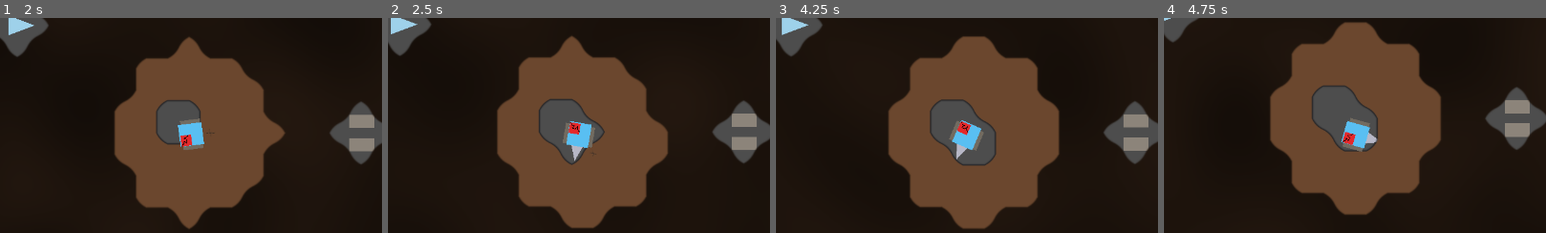
Above: before the commit, frames 1-4 (left to right).
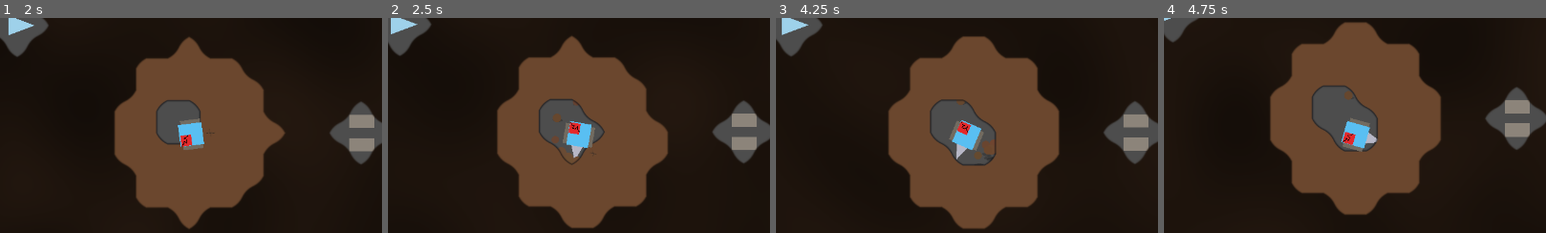
Above: after the commit, the same moments.

Repository: caboyd/blast_game
Game: Godot game, scene res://scenes/prep/Prep.tscn
The game is run twice, just before and just after one commit, with the same random seed, the same clock (stepped at 60 frames per second) and the same inputs.
Inputs (mouse positions are % of the whole screen's width and height, from its top left):
- Up to frame 1 (2 s): click "Start Mission" at 0.5 s; tap Enter at 1.25 s; move the mouse to (72, 45) at 1.27 s
- Up to frame 2 (2.5 s): move the mouse to (30, 55) at 2.02 s
- Up to frame 3 (4.25 s): tap Space at 2.75 s; move the mouse to (60, 28) at 2.77 s; move the mouse to (45, 70) at 3.52 s
- Up to frame 4 (4.75 s): move the mouse to (80, 65) at 4.27 s
The pictures show only the part of the screen within x 25-75%, y 23-73%; the shares and areas given below are measured in that part.

Frame 1 is identical in both runs. In frame 2, 0.3% of the frame differs, in the area x 42-50%, y 39-68%; in frame 3, 0.3%; in frame 4, less than 0.1%.

Commit message:
Add mining debris field and audio listener enhancements
- Introduced a new MiningDebrisField node in MiningWorld to manage debris particles during mining actions, enhancing visual effects.
- Updated Planet1 and Planet2 scenes to enable 2D audio listeners for improved spatial audio feedback.
- Integrated the MiningDebrisField setup and block breaking connections in the MiningWorld script for cohesive gameplay experience.
- Added a shader for debris particle rendering to enhance visual fidelity during mining activities.

Diff:
--- a/scenes/planets/Planet1.tscn
+++ b/scenes/planets/Planet1.tscn
@@ -47,6 +47,7 @@
 [node name="GameSubViewport" type="SubViewport" parent="GameplayBlock/AspectRatioContainer/ViewportFrame/SubViewportContainer" unique_id=993360703]
 unique_name_in_owner = true
 handle_input_locally = false
+audio_listener_enable_2d = true
 msaa_2d = 3
 size = Vector2i(1280, 720)
 render_target_update_mode = 4
--- a/scenes/planets/Planet2.tscn
+++ b/scenes/planets/Planet2.tscn
@@ -47,6 +47,7 @@
 [node name="GameSubViewport" type="SubViewport" parent="GameplayBlock/AspectRatioContainer/ViewportFrame/SubViewportContainer" unique_id=993360703]
 unique_name_in_owner = true
 handle_input_locally = false
+audio_listener_enable_2d = true
 msaa_2d = 3
 size = Vector2i(1280, 720)
 render_target_update_mode = 4
--- a/scenes/world/MiningWorld.tscn
+++ b/scenes/world/MiningWorld.tscn
@@ -3,9 +3,24 @@
 [ext_resource type="Script" uid="uid://cs655syhp8bid" path="res://scripts/world/MiningWorld.gd" id="1_gr8o2"]
 [ext_resource type="Script" uid="uid://dpu7mee800bqf" path="res://scripts/world/MiningCrackOverlay.gd" id="2_crack"]
 [ext_resource type="Texture2D" uid="uid://cxa1ejrpdmigu" path="res://assets/sprites/crack.png" id="3_cd1rj"]
+[ext_resource type="Script" uid="uid://bqwm82kxdevsf" path="res://scripts/world/MiningDebrisField.gd" id="4_debris"]
 
 [node name="World" type="Node2D" unique_id=1400227605]
 script = ExtResource("1_gr8o2")
+
+[node name="MiningDebrisField" type="Node2D" parent="." unique_id=1829439215]
+z_index = -1
+script = ExtResource("4_debris")
+max_total_particles = 1000
+particles_per_broken_cell = 4
+particle_despawn_interval_s = 0.2
+particle_despawns_per_tick = 20
+repel_radius_px = 24.0
+repel_strength = 920.0
+spring_strength = 10.0
+z_scale = 0.01
+shadow_offset = Vector2(0.3, 0.8)
+color_variation = 0.024
 
 [node name="WorldVisual" type="Sprite2D" parent="." unique_id=716519693]
 
--- /dev/null
+++ b/scripts/world/MiningDebrisField.gd
@@ -0,0 +1,576 @@
+extends Node2D
+class_name MiningDebrisField
+## Global mining debris pool: one MultiMesh batch, global lifecycle.
+
+const _DEBRIS_CIRCLE_SHADER: Shader = preload("res://shaders/debris_particle_circle.gdshader")
+const _GLOBAL_DESPAWN_SAMPLE: int = 64
+
+@export_range(16, 4096) var max_total_particles: int = 256
+@export_range(1, 32) var particles_per_broken_cell: int = 6
+@export_range(0.0, 60.0) var particle_min_age_s: float = 4.0
+@export_range(0.05, 5.0) var particle_despawn_interval_s: float = 0.35
+@export_range(1, 128) var particle_despawns_per_tick: int = 8
+@export_range(0.05, 5.0) var particle_fade_out_s: float = 0.8
+
+@export_range(8.0, 256.0) var repel_radius_px: float = 48.0
+@export_range(0.0, 2000.0) var repel_strength: float = 520.0
+
+@export_range(0.0, 120.0) var spring_strength: float = 38.0
+@export_range(0.0, 30.0) var damping: float = 9.5
+@export_range(0.0001, 4.0) var sleep_velocity_threshold: float = 0.35
+@export_range(0.0001, 4.0) var sleep_z_threshold: float = 0.08
+@export_range(0.0001, 2.0) var sleep_displacement_px: float = 0.06
+
+@export_range(0.0, 120.0) var spawn_z_velocity_min: float = 18.0
+@export_range(0.0, 200.0) var spawn_z_velocity_max: float = 52.0
+@export_range(-800.0, 0.0) var gravity_z: float = -220.0
+@export_range(0.0, 0.05) var z_scale: float = 0.008
+
+@export_range(0.0, 1.0) var shadow_alpha: float = 0.22
+@export var shadow_offset: Vector2 = Vector2(1.2, 2.4)
+@export_range(0.0, 0.35) var color_variation: float = 0.12
+
+var _world: MiningWorld
+var _pool: GlobalDebrisPool
+var _cam_rect: Rect2 = Rect2()
+
+var _white: ImageTexture
+var _debris_circle_material: ShaderMaterial
+var _rng_spawn := RandomNumberGenerator.new()
+var _despawn_accum: float = 0.0
+
+# Debug (updated when GameStatistics.debug_world_visuals)
+var debug_simulated_particles: int = 0
+var debug_total_alive_particles: int = 0
+var _dbg_tick: int = 0
+
+
+func setup(world: MiningWorld) -> void:
+	_world = world
+	if _white == null:
+		var img := Image.create(1, 1, false, Image.FORMAT_RGBA8)
+		img.fill(Color.WHITE)
+		_white = ImageTexture.create_from_image(img)
+	_ensure_debris_circle_material()
+	_ensure_pool()
+
+
+func _ensure_debris_circle_material() -> ShaderMaterial:
+	if _debris_circle_material == null:
+		_debris_circle_material = ShaderMaterial.new()
+		_debris_circle_material.shader = _DEBRIS_CIRCLE_SHADER
+	return _debris_circle_material
+
+
+func clear_all() -> void:
+	if _pool != null:
+		_pool.clear_particles()
+
+
+func on_chunk_unloaded(_chunk: Vector2i) -> void:
+	pass
+
+
+func update_camera_rect(rect: Rect2) -> void:
+	_cam_rect = rect
+
+
+func on_block_broken(world_pos: Vector2, type_id: int) -> void:
+	if _world == null:
+		return
+	_ensure_pool()
+	var n: int = _spawn_count_for_type(type_id)
+	var base_col: Color = _world.display_color_for_mined_type(type_id)
+	var sz_mul: float = _spawn_size_mul_for_type(type_id)
+	for i in n:
+		if not _reserve_particle_budget():
+			continue
+		var seed_i: int = hash(
+			Vector4(world_pos.x, world_pos.y, float(type_id), float(i)))
+		var col := _vary_color(base_col, seed_i)
+		_pool.spawn_particle(world_pos, col, seed_i, sz_mul)
+
+
+func _physics_process(delta: float) -> void:
+	if _world == null or delta <= 0.0:
+		return
+	_ensure_pool()
+	var anchor_ship: ShipBase = _resolve_anchor_ship()
+	var repeller: Vector2 = _repeller_world_pos(anchor_ship)
+
+	_pool.simulate(delta, repeller)
+	_update_global_despawn(delta)
+	_pool.sync_dirty_slots(z_scale, shadow_offset, shadow_alpha)
+
+	if GameStatistics.debug_world_visuals:
+		debug_simulated_particles = _pool.count_alive()
+		debug_total_alive_particles = _pool.count_alive()
+		_dbg_tick += 1
+		if _dbg_tick >= 45:
+			_dbg_tick = 0
+			print(
+				"[MiningDebris] sim_parts=", debug_simulated_particles,
+				" total_alive=", debug_total_alive_particles,
+			)
+
+
+func _ensure_pool() -> void:
+	if _pool != null and _pool.capacity() == max_total_particles:
+		return
+	if _pool != null:
+		_pool.free_renderers()
+	_pool = GlobalDebrisPool.new()
+	_pool.build(self, max_total_particles)
+
+
+func _reserve_particle_budget() -> bool:
+	if _pool == null:
+		return false
+	if _pool.count_alive() < max_total_particles:
+		return true
+	_start_global_old_particle_fades(1)
+	return _pool.count_alive() < max_total_particles
+
+
+func _update_global_despawn(delta: float) -> void:
+	_despawn_accum += delta
+	if _despawn_accum < particle_despawn_interval_s:
+		return
+	_despawn_accum = 0.0
+	_start_global_old_particle_fades(particle_despawns_per_tick)
+
+
+func _start_global_old_particle_fades(max_count: int) -> bool:
+	if max_count <= 0:
+		return false
+	if _pool == null:
+		return false
+	return _pool.fade_oldest_weighted_sample(max_count, particle_min_age_s, _GLOBAL_DESPAWN_SAMPLE, _rng_spawn)
+
+
+func _repeller_world_pos(ship: ShipBase) -> Vector2:
+	if ship == null:
+		return _cam_rect.get_center()
+	if ship.has_method(&"get_drill_center_world"):
+		return ship.call(&"get_drill_center_world") as Vector2
+	return ship.global_position
+
+
+func _resolve_anchor_ship() -> ShipBase:
+	var lead_nodes := get_tree().get_nodes_in_group(&"leading_mining_ship")
+	for n in lead_nodes:
+		if n is ShipBase:
+			var sb: ShipBase = n as ShipBase
+			if sb.grid == _world:
+				return sb
+	var fallback := get_tree().get_nodes_in_group(&"mining_ship")
+	for n in fallback:
+		var sb_: ShipBase = null
+		if n is ShipBase:
+			sb_ = n as ShipBase
+		else:
+			var par: Node = n.get_parent()
+			if par is ShipBase:
+				sb_ = par as ShipBase
+		if sb_ != null and sb_.grid == _world and not sb_.follower_visual_only:
+			return sb_
+	return null
+
+
+func _spawn_count_for_type(type_id: int) -> int:
+	var base: int = particles_per_broken_cell
+	var mul: float = 1.0
+	match type_id:
+		MiningWorld.TYPE_DIRT, MiningWorld.TYPE_PACKED_EARTH, MiningWorld.TYPE_CLAY, MiningWorld.TYPE_SANDSTONE:
+			mul = 1.35
+		MiningWorld.TYPE_STONE, MiningWorld.TYPE_SHALE, MiningWorld.TYPE_OBSIDIAN:
+			mul = 0.55
+		MiningWorld.TYPE_GOLD, MiningWorld.TYPE_RUBY, MiningWorld.TYPE_COPPER, MiningWorld.TYPE_TIN, MiningWorld.TYPE_IRON, MiningWorld.TYPE_SILVER:
+			mul = 0.65
+		MiningWorld.TYPE_FUEL:
+			mul = 0.0
+		_:
+			mul = 1.0
+	return maxi(1, int(round(float(base) * mul)))
+
+
+func _spawn_size_mul_for_type(type_id: int) -> float:
+	match type_id:
+		MiningWorld.TYPE_DIRT, MiningWorld.TYPE_PACKED_EARTH, MiningWorld.TYPE_CLAY, MiningWorld.TYPE_SANDSTONE:
+			return 0.8
+		MiningWorld.TYPE_STONE, MiningWorld.TYPE_SHALE, MiningWorld.TYPE_OBSIDIAN:
+			return 1.2
+		MiningWorld.TYPE_GOLD, MiningWorld.TYPE_RUBY, MiningWorld.TYPE_COPPER, MiningWorld.TYPE_TIN, MiningWorld.TYPE_IRON, MiningWorld.TYPE_SILVER:
+			return 0.15
+		_:
+			return 1.0
+
+
+func _vary_color(base: Color, seed_i: int) -> Color:
+	_rng_spawn.seed = seed_i as int
+	var dv: float = color_variation
+	return Color(
+		clampf(base.r + _rng_spawn.randf_range(-dv, dv), 0.0, 1.0),
+		clampf(base.g + _rng_spawn.randf_range(-dv, dv), 0.0, 1.0),
+		clampf(base.b + _rng_spawn.randf_range(-dv, dv), 0.0, 1.0),
+		base.a,
+	)
+
+
+class GlobalDebrisPool extends RefCounted:
+	var _field: MiningDebrisField
+	var _max: int = 0
+	var _live_count: int = 0
+
+	var _rest: PackedVector2Array = PackedVector2Array()
+	var _pos: PackedVector2Array = PackedVector2Array()
+	var _vel: PackedVector2Array = PackedVector2Array()
+	var _z: PackedFloat32Array = PackedFloat32Array()
+	var _z_vel: PackedFloat32Array = PackedFloat32Array()
+	var _age: PackedFloat32Array = PackedFloat32Array()
+	var _fade_t: PackedFloat32Array = PackedFloat32Array()
+	var _base_size: PackedFloat32Array = PackedFloat32Array()
+	var _colors: PackedColorArray = PackedColorArray()
+	var _rots: PackedFloat32Array = PackedFloat32Array()
+	var _live_index: PackedInt32Array = PackedInt32Array()
+
+	var _alive: PackedByteArray = PackedByteArray()
+	var _sleeping: PackedByteArray = PackedByteArray()
+	var _fading: PackedByteArray = PackedByteArray()
+	var _dirty: PackedByteArray = PackedByteArray()
+
+	var _live_slots: Array[int] = []
+	var _free_slots: Array[int] = []
+	var _dirty_slots: Array[int] = []
+
+	var _particles_mmi: MultiMeshInstance2D
+	var _shadows_mmi: MultiMeshInstance2D
+	var _mm_p: MultiMesh
+	var _mm_s: MultiMesh
+	var _rng := RandomNumberGenerator.new()
+
+
+	func build(field: MiningDebrisField, max_n: int) -> void:
+		_field = field
+		_max = max_n
+		_live_count = 0
+		_rest.resize(max_n)
+		_pos.resize(max_n)
+		_vel.resize(max_n)
+		_z.resize(max_n)
+		_z_vel.resize(max_n)
+		_age.resize(max_n)
+		_fade_t.resize(max_n)
+		_base_size.resize(max_n)
+		_colors.resize(max_n)
+		_rots.resize(max_n)
+		_live_index.resize(max_n)
+		_alive.resize(max_n)
+		_sleeping.resize(max_n)
+		_fading.resize(max_n)
+		_dirty.resize(max_n)
+
+		var quad := QuadMesh.new()
+		quad.size = Vector2(1.0, 1.0)
+
+		_mm_p = MultiMesh.new()
+		_mm_p.transform_format = MultiMesh.TRANSFORM_2D
+		_mm_p.use_colors = true
+		_mm_p.mesh = quad
+		_mm_p.instance_count = max_n
+
+		_mm_s = MultiMesh.new()
+		_mm_s.transform_format = MultiMesh.TRANSFORM_2D
+		_mm_s.use_colors = true
+		_mm_s.mesh = quad
+		_mm_s.instance_count = max_n
+
+		var circ_mat: ShaderMaterial = field._ensure_debris_circle_material()
+		_shadows_mmi = MultiMeshInstance2D.new()
+		_shadows_mmi.z_index = -1
+		_shadows_mmi.texture = field._white
+		_shadows_mmi.multimesh = _mm_s
+		_shadows_mmi.material = circ_mat
+
+		_particles_mmi = MultiMeshInstance2D.new()
+		_particles_mmi.texture = field._white
+		_particles_mmi.multimesh = _mm_p
+		_particles_mmi.material = circ_mat
+
+		field.add_child(_shadows_mmi)
+		field.add_child(_particles_mmi)
+
+		_live_slots.clear()
+		_free_slots.clear()
+		_dirty_slots.clear()
+		for i in max_n:
+			_alive[i] = 0
+			_sleeping[i] = 0
+			_fading[i] = 0
+			_dirty[i] = 0
+			_live_index[i] = -1
+			_free_slots.append(max_n - 1 - i)
+			_hide_slot(i)
+
+
+	func capacity() -> int:
+		return _max
+
+
+	func count_alive() -> int:
+		return _live_count
+
+
+	func clear_particles() -> void:
+		var slots := _live_slots.duplicate()
+		for slot in slots:
+			_kill_slot(slot as int)
+		sync_dirty_slots(_field.z_scale, _field.shadow_offset, _field.shadow_alpha)
+
+
+	func free_renderers() -> void:
+		if _particles_mmi != null and is_instance_valid(_particles_mmi):
+			_particles_mmi.queue_free()
+		if _shadows_mmi != null and is_instance_valid(_shadows_mmi):
+			_shadows_mmi.queue_free()
+		_particles_mmi = null
+		_shadows_mmi = null
+
+
+	func spawn_particle(world_center: Vector2, col: Color, seed_i: int, size_mul: float) -> void:
+		var slot: int = _take_slot()
+		if slot < 0:
+			return
+		var cs: float = MiningWorld.CELL_SIZE_PX
+		var half: float = cs * 0.45
+		_rng.seed = seed_i
+		var p: Vector2 = world_center + Vector2(_rng.randf_range(-half, half), _rng.randf_range(-half, half))
+
+		_rest[slot] = p
+		_pos[slot] = p
+		_vel[slot] = Vector2.ZERO
+		_z[slot] = 0.0
+		_age[slot] = 0.0
+		_fade_t[slot] = 0.0
+		var zvmin: float = minf(_field.spawn_z_velocity_min, _field.spawn_z_velocity_max)
+		var zvmax: float = maxf(_field.spawn_z_velocity_min, _field.spawn_z_velocity_max)
+		_z_vel[slot] = _rng.randf_range(zvmin, zvmax)
+		_base_size[slot] = _rng.randf_range(3.2, 5.6) * size_mul
+		_colors[slot] = col
+		_rots[slot] = _rng.randf_range(-0.55, 0.55)
+		_alive[slot] = 1
+		_sleeping[slot] = 0
+		_fading[slot] = 0
+		_add_live_slot(slot)
+		_mark_dirty(slot)
+
+
+	func simulate(delta: float, repeller: Vector2) -> void:
+		var rs: float = _field.repel_radius_px
+		var rs_wake: float = rs * 1.35
+		var rs2: float = rs * rs
+		var wake2: float = rs_wake * rs_wake
+		var rep_st: float = _field.repel_strength
+		var spr: float = _field.spring_strength
+		var damp: float = _field.damping
+		var gz: float = _field.gravity_z
+		var vz_thresh: float = _field.sleep_velocity_threshold
+		var vz2: float = vz_thresh * vz_thresh
+		var sz_thresh: float = _field.sleep_z_threshold
+		var disp_lim: float = _field.sleep_displacement_px
+		var disp_lim2: float = disp_lim * disp_lim
+
+		for live_i in range(_live_slots.size() - 1, -1, -1):
+			var slot: int = _live_slots[live_i]
+			if _alive[slot] == 0:
+				continue
+
+			_age[slot] += delta
+			if _fading[slot] != 0:
+				_fade_t[slot] += delta
+				if _fade_t[slot] >= _field.particle_fade_out_s:
+					_kill_slot(slot)
+				else:
+					_mark_dirty(slot)
+				continue
+
+			var p: Vector2 = _pos[slot]
+			var to_r: Vector2 = p - repeller
+			var dist2: float = to_r.length_squared()
+			if _sleeping[slot] != 0:
+				if dist2 > wake2:
+					continue
+				_sleeping[slot] = 0
+
+			if dist2 <= rs2 and dist2 > 1e-6:
+				var d: float = sqrt(dist2)
+				var falloff: float = 1.0 - clampf(d / rs, 0.0, 1.0)
+				falloff *= falloff
+				_vel[slot] += (to_r / d) * rep_st * falloff * delta
+
+			var ax: Vector2 = spr * (_rest[slot] - p) - damp * _vel[slot]
+			_vel[slot] += ax * delta
+			p += _vel[slot] * delta
+			_pos[slot] = p
+
+			_z_vel[slot] += gz * delta
+			_z[slot] += _z_vel[slot] * delta
+			if _z[slot] < 0.0:
+				_z[slot] = 0.0
+				_z_vel[slot] *= -0.22
+
+			var drift2: float = p.distance_squared_to(_rest[slot])
+			if _vel[slot].length_squared() < vz2 and absf(_z[slot]) < sz_thresh and absf(_z_vel[slot]) < vz_thresh and drift2 < disp_lim2:
+				_pos[slot] = _rest[slot]
+				_vel[slot] = Vector2.ZERO
+				_z[slot] = 0.0
+				_z_vel[slot] = 0.0
+				_sleeping[slot] = 1
+			_mark_dirty(slot)
+
+
+	func fade_oldest_weighted_sample(
+		max_fades: int, min_age_s: float, sample_n: int, rng: RandomNumberGenerator,
+	) -> bool:
+		var did: bool = false
+		for _t in max_fades:
+			var slot: int = _pick_old_weighted_slot(sample_n, min_age_s, rng)
+			if slot < 0:
+				return did
+			start_fade_slot(slot)
+			did = true
+		return did
+
+
+	func _pick_old_weighted_slot(sample_n: int, min_age_s: float, rng: RandomNumberGenerator) -> int:
+		if _live_slots.is_empty():
+			return -1
+		var n_live: int = _live_slots.size()
+		var k: int = mini(sample_n, n_live)
+		var total: float = 0.0
+		var pick: int = -1
+		for _i in k:
+			var slot: int = _live_slots[rng.randi_range(0, n_live - 1)]
+			if _alive[slot] == 0 or _fading[slot] != 0:
+				continue
+			var age: float = _age[slot]
+			var w: float = maxf(0.0, age - min_age_s)
+			if w <= 0.0:
+				continue
+			total += w
+			if rng.randf() * total <= w:
+				pick = slot
+		return pick
+
+
+	func start_fade_slot(slot: int) -> void:
+		if slot < 0 or slot >= _max or _alive[slot] == 0 or _fading[slot] != 0:
+			return
+		_fading[slot] = 1
+		_fade_t[slot] = 0.0
+		_sleeping[slot] = 1
+		_vel[slot] = Vector2.ZERO
+		_z_vel[slot] = 0.0
+		_mark_dirty(slot)
+
+
+	func sync_dirty_slots(z_sc: float, sh_off: Vector2, sh_alpha: float) -> void:
+		if _particles_mmi == null:
+			return
+		for slot in _dirty_slots:
+			_sync_slot(slot, z_sc, sh_off, sh_alpha)
+			_dirty[slot] = 0
+		_dirty_slots.clear()
+
+
+	func _take_slot() -> int:
+		if not _free_slots.is_empty():
+			return _free_slots.pop_back() as int
+		var slot: int = _pick_old_weighted_slot(_GLOBAL_DESPAWN_SAMPLE, _field.particle_min_age_s, _rng)
+		if slot < 0:
+			return -1
+		_kill_slot(slot)
+		return slot
+
+
+	func _add_live_slot(slot: int) -> void:
+		if _live_index[slot] >= 0:
+			return
+		_live_index[slot] = _live_slots.size()
+		_live_slots.append(slot)
+		_live_count += 1
+
+
+	func _remove_live_slot(slot: int) -> void:
+		var idx: int = _live_index[slot]
+		if idx < 0:
+			return
+		var last_slot: int = _live_slots[_live_slots.size() - 1]
+		_live_slots[idx] = last_slot
+		_live_index[last_slot] = idx
+		_live_slots.pop_back()
+		_live_index[slot] = -1
+		_live_count -= 1
+
+
+	func _kill_slot(slot: int) -> void:
+		if slot < 0 or slot >= _max or _alive[slot] == 0:
+			return
+		_alive[slot] = 0
+		_sleeping[slot] = 0
+		_fading[slot] = 0
+		_age[slot] = 0.0
+		_fade_t[slot] = 0.0
+		_vel[slot] = Vector2.ZERO
+		_z_vel[slot] = 0.0
+		_z[slot] = 0.0
+		_remove_live_slot(slot)
+		_free_slots.append(slot)
+		_mark_dirty(slot)
+
+
+	func _mark_dirty(slot: int) -> void:
+		if _dirty[slot] != 0:
+			return
+		_dirty[slot] = 1
+		_dirty_slots.append(slot)
+
+
+	func _sync_slot(slot: int, z_sc: float, sh_off: Vector2, sh_alpha: float) -> void:
+		if _alive[slot] == 0:
+			_hide_slot(slot)
+			return
+		var zi: float = _z[slot]
+		var p_draw: Vector2 = _pos[slot] + Vector2(0.0, -zi)
+		var s: float = _base_size[slot] * (1.0 + zi * z_sc)
+		var xf_p := _xf_rot_scale_pos(_rots[slot], s, s, p_draw)
+		_mm_p.set_instance_transform_2d(slot, xf_p)
+		var co: Color = _colors[slot]
+		co.a = clampf(co.a * _fade_alpha(slot), 0.0, 1.0)
+		_mm_p.set_instance_color(slot, co)
+
+		var height_fade: float = clampf(1.0 - zi * 0.035, 0.15, 1.0)
+		var xf_s := _xf_rot_scale_pos(_rots[slot] * 0.35, s * 1.15, s * 0.38, _pos[slot] + sh_off)
+		_mm_s.set_instance_transform_2d(slot, xf_s)
+		var sa: float = sh_alpha * height_fade * co.a
+		_mm_s.set_instance_color(slot, Color(0.0, 0.0, 0.0, clampf(sa, 0.0, 1.0)))
+
+
+	func _hide_slot(slot: int) -> void:
+		_mm_p.set_instance_transform_2d(slot, Transform2D())
+		_mm_p.set_instance_color(slot, Color(0, 0, 0, 0))
+		_mm_s.set_instance_transform_2d(slot, Transform2D())
+		_mm_s.set_instance_color(slot, Color(0, 0, 0, 0))
+
+
+	func _fade_alpha(slot: int) -> float:
+		if _fading[slot] == 0:
+			return 1.0
+		var fade_s: float = maxf(0.001, _field.particle_fade_out_s)
+		return clampf(1.0 - (_fade_t[slot] / fade_s), 0.0, 1.0)
+
+
+	func _xf_rot_scale_pos(rot: float, sx: float, sy: float, origin: Vector2) -> Transform2D:
+		var cr := cos(rot)
+		var sn := sin(rot)
+		return Transform2D(Vector2(cr * sx, sn * sx), Vector2(-sn * sy, cr * sy), origin)
--- a/scripts/world/MiningWorld.gd
+++ b/scripts/world/MiningWorld.gd
@@ -129,6 +129,7 @@
 var _chunk_generator: Callable = Callable()
 
 @onready var _world_visual: Sprite2D = $WorldVisual
+@onready var _debris_field = $MiningDebrisField
 @onready var _fog_visual: Sprite2D = $FogVisual
 
 var _chunk_border_debug: Node2D
@@ -137,6 +138,9 @@
 func _ready() -> void:
 	add_to_group(&"mining_world")
 	_init_visuals()
+	if _debris_field:
+		_debris_field.setup(self)
+		block_broken.connect(_debris_field.on_block_broken)
 	if _fog_visual:
 		_fog_visual.z_index = 2
 	apply_debug_fog_visibility()
@@ -223,6 +227,8 @@
 func configure_stage_generation(new_stage_id: StringName, chunk_generator: Callable) -> void:
 	stage_id = new_stage_id
 	_chunk_generator = chunk_generator
+	if _debris_field:
+		_debris_field.clear_all()
 	_chunks.clear()
 	_run_cell_edits.clear()
 	_reveal_dirty_chunks.clear()
@@ -270,6 +276,8 @@
 
 
 func unload_chunk_for_streaming(chunk: Vector2i) -> void:
+	if _debris_field:
+		_debris_field.on_chunk_unloaded(chunk)
 	if not _chunks.has(chunk):
 		return
 	if _reveal_dirty_chunks.has(chunk):
@@ -1188,6 +1196,8 @@
 		_rebuild_fog_texture()
 	if GameStatistics.debug_world_visuals:
 		refresh_chunk_border_debug()
+	if _debris_field:
+		_debris_field.update_camera_rect(rect)
 
 
 func _resize_view_textures(w: int, h: int) -> void:
--- /dev/null
+++ b/shaders/debris_particle_circle.gdshader
@@ -0,0 +1,10 @@
+shader_type canvas_item;
+
+void fragment() {
+	vec2 q = UV * 2.0 - 1.0;
+	float r = length(q);
+	float mask = 1.0 - smoothstep(0.92, 1.0, r);
+	vec4 tex_sample = texture(TEXTURE, UV);
+	COLOR = tex_sample * COLOR;
+	COLOR.a *= mask;
+}
--- a/shaders/planet1_marching.gdshader
+++ b/shaders/planet1_marching.gdshader
@@ -221,9 +221,10 @@
 	vec4 base = type_colors[best_id];
 	vec3 rgb = base.rgb;
 
-	// if (best_id == MATERIAL_FUEL) {
-	// 	rgb = fuel_cell_rgb(fuel_world_origin + p, hp_ratio, TIME, base.rgb);
-	// } else {
+	 if (best_id == MATERIAL_FUEL) {
+	 	rgb = fuel_cell_rgb(fuel_world_origin + p, 1.0, TIME, base.rgb);
+	 }
+	// else {
 	// 	rgb = base.rgb * mix(0.45, 1.0, hp_ratio);
 	// }
 
--- a/shaders/planet2_marching.gdshader
+++ b/shaders/planet2_marching.gdshader
@@ -221,9 +221,10 @@
 	vec4 base = type_colors[best_id];
 	vec3 rgb = base.rgb;
 
-	// if (best_id == MATERIAL_FUEL) {
-	// 	rgb = fuel_cell_rgb(fuel_world_origin + p, hp_ratio, TIME, base.rgb);
-	// } else {
+	if (best_id == MATERIAL_FUEL) {
+		rgb = fuel_cell_rgb(fuel_world_origin + p, 1.0, TIME, base.rgb);
+	}
+	// else {
 	// 	rgb = base.rgb * mix(0.45, 1.0, hp_ratio);
 	// }
 
Not shown, added: scripts/world/MiningDebrisField.gd.uid
Not shown, added: shaders/debris_particle_circle.gdshader.uid
